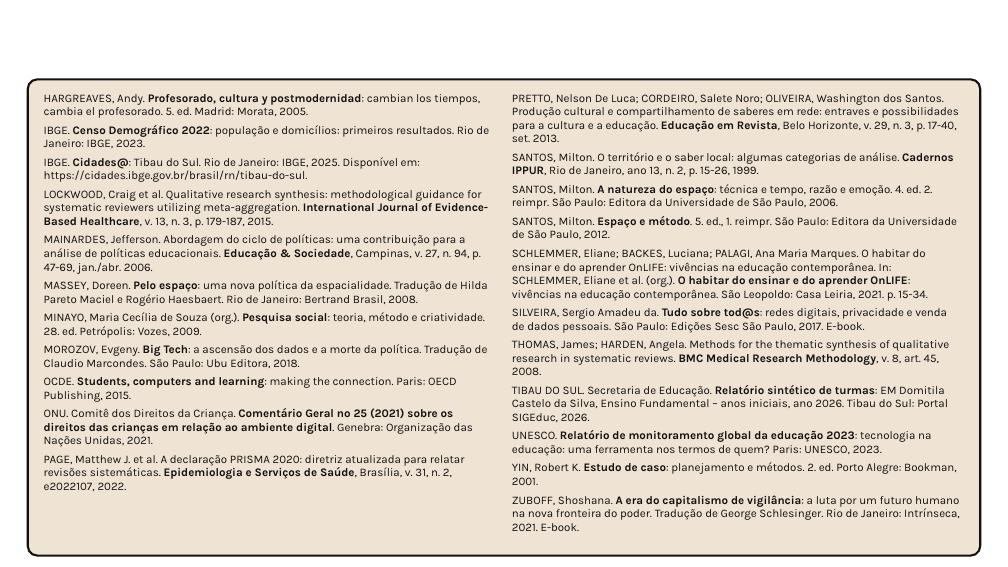
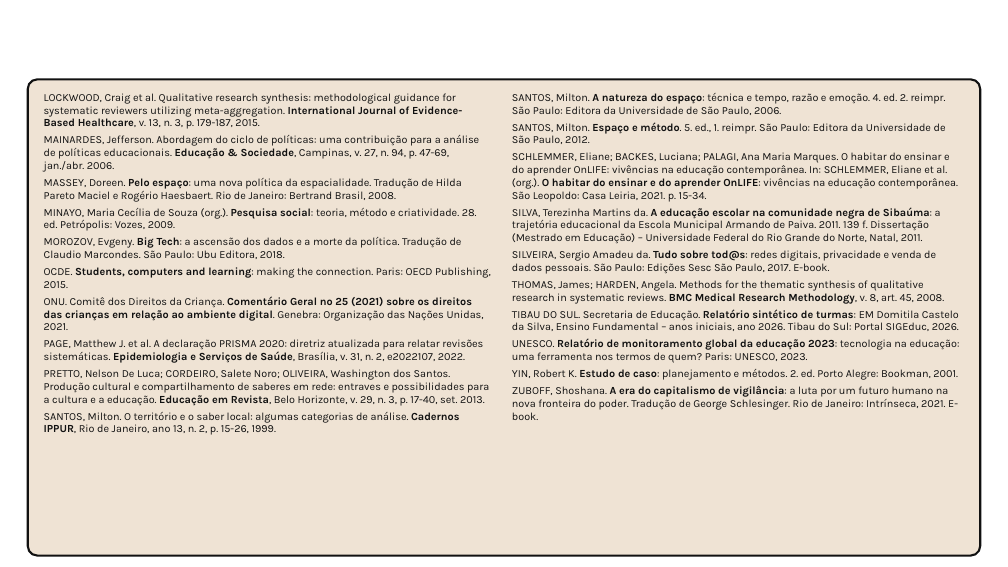
Before and after one commit to yzynya-beep/Tese, a slide deck: slide 29 of apresentacao_qualificacao/Qualificacao_PNED_Pipa.pptx (slide 31 before the commit). Drawn at 1008x567 pixels with LibreOffice and Linux fonts; fonts in the diff are those of the drawing; background and template pictures are left out. Boxes give left, top, right and bottom in pixels: in the first picture for what was removed or moved away, otherwise in the second. Text is boxed around its words. In the diff, an @@ line names an element or a change of style, - is before the commit and + after.

```diff
--- a/apresentacao_qualificacao/Qualificacao_PNED_Pipa.pptx
+++ b/apresentacao_qualificacao/Qualificacao_PNED_Pipa.pptx
@@ text at [44, 94, 489, 182]: paragraphs removed @@
-HARGREAVES, Andy. Profesorado, cultura y postmodernidad: cambian los tiempos, cambia el profesorado. 5. ed. Madrid: Morata, 2005.
-IBGE. Censo Demográfico 2022: população e domicílios: primeiros resultados. Rio de Janeiro: IBGE, 2023.
-IBGE. Cidades@: Tibau do Sul. Rio de Janeiro: IBGE, 2025. Disponível em: https://cidades.ibge.gov.br/brasil/rn/tibau-do-sul.
@@ text at [44, 93, 491, 363]: size 16.5 to 15.5 pt in "LOCKWOOD, Craig et al. Qualitative research synthesis: ...", "MAINARDES, Jefferson. Abordagem do ciclo de políticas: ...", "MASSEY, Doreen. Pelo espaço: uma nova política ...", "MINAYO, Maria Cecília de Souza (org.). Pesquisa ..." and 4 more places; less space between paragraphs @@
@@ text at [512, 94, 959, 177]: paragraphs removed @@
-PRETTO, Nelson De Luca; CORDEIRO, Salete Noro; OLIVEIRA, Washington dos Santos. Produção cultural e compartilhamento de saberes em rede: entraves e possibilidades para a cultura e a educação. Educação em Revista, Belo Horizonte, v. 29, n. 3, p. 17-40, set. 2013.
-SANTOS, Milton. O território e o saber local: algumas categorias de análise. Cadernos IPPUR, Rio de Janeiro, ano 13, n. 2, p. 15-26, 1999.
@@ text at [512, 93, 960, 420]: size 16.5 to 15.5 pt in "SANTOS, Milton. A natureza do espaço: técnica ...", "SANTOS, Milton. Espaço e método. 5. ed., ...", "SCHLEMMER, Eliane; BACKES, Luciana; PALAGI, Ana Maria ...", "SILVEIRA, Sergio Amadeu da. Tudo sobre tod@s: ..." and 5 more places; less space between paragraphs @@
@@ text at [512, 207, 941, 244]: paragraph added @@
+SILVA, Terezinha Martins da. A educação escolar na comunidade negra de Sibaúma: a trajetória educacional da Escola Municipal Armando de Paiva. 2011. 139 f. Dissertação (Mestrado em Educação) – Universidade Federal do Rio Grande do Norte, Natal, 2011.
@@ text at [44, 369, 489, 435]: paragraphs added @@
+PRETTO, Nelson De Luca; CORDEIRO, Salete Noro; OLIVEIRA, Washington dos Santos. Produção cultural e compartilhamento de saberes em rede: entraves e possibilidades para a cultura e a educação. Educação em Revista, Belo Horizonte, v. 29, n. 3, p. 17-40, set. 2013.
+SANTOS, Milton. O território e o saber local: algumas categorias de análise. Cadernos IPPUR, Rio de Janeiro, ano 13, n. 2, p. 15-26, 1999.
```
Also in this commit, not shown: 3 other slides changed, 2 slides removed, 3 other files.
